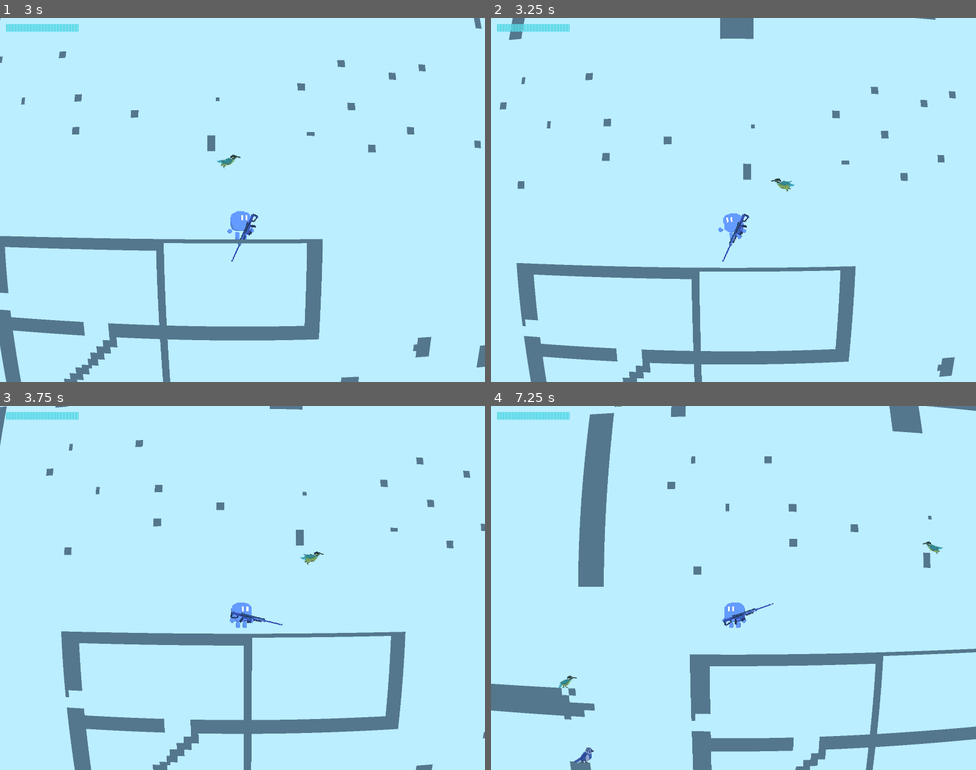
Above: before the commit, frames 1-4 (two rows, left to right).
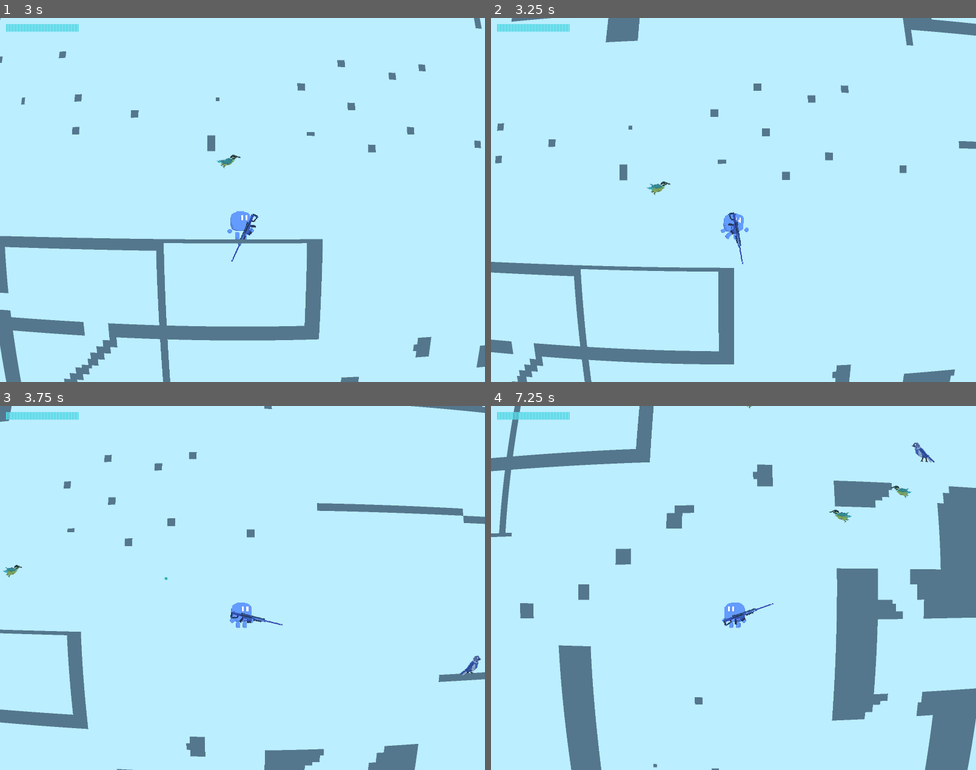
Above: after the commit, the same moments.

Repository: aleksey-45/the-cyancular-ruins
Game: Godot game, scene res://Scenes/Level0.tscn
Two runs of this game, one before a commit and one after it. Both use one fixed random seed, a clock stepped at 60 frames per second and the inputs below.
Inputs (mouse positions are in pixels of both pictures, inside the frame that each line leads up to):
- Up to frame 1 (3 s): move the mouse to (349, 181) at 0.52 s; hold D (right) 0.53-2.03 s; tap 1 (1) at 0.6 s; tap W (up) at 0.77, 1.07, 1.52, 1.82 s; tap 2 (2) at 0.8, 1.35 s; move the mouse to (145, 218) at 1.27 s; tap 3 (3) at 1.55, 2.1 s; move the mouse to (291, 119) at 2.02 s; hold A (left) 2.03-2.78 s; hold R (R) 2.03-2.78 s; move the mouse to (218, 272) at 2.77 s; hold D (right) from 2.78 s (still down); tap R (R) at 2.85 s
- Up to frame 2 (3.25 s): keep holding D (right); tap W (up) at 3.02 s; tap X (charge) at 3.05 s
- Up to frame 3 (3.75 s): keep holding D (right); tap W (up) at 3.32 s; move the mouse to (388, 642) at 3.52 s; tap X (charge) at 3.6 s
- Up to frame 4 (7.25 s): tap W (up) at 3.77, 3.8, 4.07, 4.35, 4.52, 4.82, 6.02, 6.32, 6.77, 7.07 s; move the mouse to (588, 533) at 4.27 s; release D (right) at 4.28 s; hold A (left) 4.28-5.03 s; tap 1 (1) at 4.55, 5.1 s; move the mouse to (757, 588) at 5.02 s; hold D (right) 5.03-5.78 s; tap 2 (2) at 5.3, 5.85 s; move the mouse to (660, 497) at 5.77 s; hold A (left) from 5.78 s (still down); tap 3 (3) at 6.05, 6.6 s; move the mouse to (840, 569) at 6.52 s; hold R (R) from 6.53 s (still down)

Frame 1 is identical in both runs. In frame 2, 8.8% of the frame differs, in the area x 0-100%, y 0-100%; in frame 3, 10%; in frame 4, 23%.

Commit message:
refactor: Player 归入 Scenes/Player/ + 拆分 PlayerParams + 冲刺方向改进 + A* 参数
- 玩家文件移入 Scenes/Player/(player.gd/camera_2d.gd/Player.tscn, git mv 已在 e4195b9)
- 新建 Globals/playerParams.gd 拆出玩家专属参数, gameParameters 只留共享
- 冲刺方向沿用最近行走方向(charge_dir_window), 冲刺期 set_facing 锁定不被枪瞄改写
- A* 预算 path_max_visit=4000 + 死区逃逸 escape_search_range
- 含 s686.tscn 空场景 + Weapons.png 霰弹枪贴图占位(用户准备)

Diff:
--- a/Globals/enemyParams.gd
+++ b/Globals/enemyParams.gd
@@ -54,5 +54,5 @@
 	const repath_interval: float = 0.5    # 重寻路间隔(秒)
 	const arrival_radius: float = 50.0    # 到路径格/回家判定
 	const landing_time: float = 0.4       # 到家落地后多久直接入睡(不再等地板接触)
-	const path_max_visit: int = 3000      # 寻路(A*)展开格数上限(预算超限时走直线兜底)
+	const path_max_visit: int = 4000      # 寻路(A*)展开格数上限(预算超限时走直线兜底)
 	const escape_search_range: int = 40   # 死区逃逸时向左右搜索的格数上限
--- a/Globals/gameParameters.gd
+++ b/Globals/gameParameters.gd
@@ -1,42 +1,15 @@
 extends Node
 
-# ── 物理基础 ──
+# 共享参数:玩家/敌人/子弹共用的物理与全局网格、敌人生成。
+# 玩家专属参数已拆到 PlayerParams(移动/跳跃/冲刺/镜头/战斗)。
+
+# ── 物理基础(共享)──
 const gravity0: float = 1600.0
-const jump_velocity: float = -1000.0
-const charge_down_velocity: float = 2000.0
-const charge_velocity: float = 1500.0
-const charge_duration: float = 0.6
 const TILE_SIZE: int = 16
-
-# ── 行走手感（方案 A）──
-const move_speed: float = 700.0
-const accel_ground: float = 30.0    # 地面加速缓动系数（越大起步越跟手）
-const accel_air: float = 9.0        # 空中加速
-const brake_ground: float = 16.0    # 地面松键减速（带一点滑行）
-const brake_air: float = 6.0        # 空中松键减速
-
-# ── 跳跃手感（方案 A）──
-const coyote_time: float = 0.1      # 离开地面后仍可起跳的时间（秒）
-const jump_buffer_time: float = 0.12  # 落地前提前按跳的缓冲时间（秒）
-const jump_cut_factor: float = 0.5  # 上升中松键时向上速度的衰减比例
-
-# ── 镜头手感（方案 A）──
-const cam_lookahead_x: float = 100.0   # 满速时的水平前瞻像素
-const cam_lookahead_y: float = 80.0   # 满速上升/下落时的垂直前瞻像素
-const cam_y_bias: float = -100.0      # 基础向上偏移（保留原 100px）
-const cam_smooth_x: float = 10.0      # X 平滑指数系数
-const cam_smooth_y: float = 8.0       # Y 平滑指数系数
-const cam_deadzone: float = 8.0       # 死区像素（小于此值镜头不动）
 
 # ── 敌人生成 ──
 const enemy_count: int = 35
 const enemy_spawn_min_dist: float = 500.0
-
-# ── 玩家战斗 ──
-const player_max_hp: int = 50
-const iframes_time: float = 0.25
-const player_hit_knockback: float = 400.0
-const player_hit_knockback_up: float = 200.0
 
 var MAP_WIDTH: int
 var MAP_HEIGHT: int
--- /dev/null
+++ b/Globals/playerParams.gd
@@ -0,0 +1,39 @@
+class_name PlayerParams
+extends RefCounted
+
+# 玩家专属参数集中地(从 gameParameters 拆出)。gameParameters 只留共享参数
+# (gravity0/TILE_SIZE/地图尺寸/敌人生成)。访问方式: PlayerParams.move_speed。
+# 与 EnemyParams 同风格: RefCounted + const,不做 autoload。
+
+# ── 行走手感(方案 A)──
+const move_speed: float = 700.0
+const accel_ground: float = 30.0    # 地面加速缓动系数(越大起步越跟手)
+const accel_air: float = 9.0        # 空中加速
+const brake_ground: float = 16.0    # 地面松键减速(带一点滑行)
+const brake_air: float = 6.0        # 空中松键减速
+
+# ── 跳跃手感(方案 A)──
+const jump_velocity: float = -1000.0
+const coyote_time: float = 0.1      # 离开地面后仍可起跳的时间(秒)
+const jump_buffer_time: float = 0.12  # 落地前提前按跳的缓冲时间(秒)
+const jump_cut_factor: float = 0.5  # 上升中松键时向上速度的衰减比例
+
+# ── 冲刺 ──
+const charge_down_velocity: float = 2000.0
+const charge_velocity: float = 1500.0
+const charge_duration: float = 0.6
+const charge_dir_window: float = 0.3  # 冲刺方向沿用最近移动方向的窗口(秒)
+
+# ── 镜头手感(方案 A)──
+const cam_lookahead_x: float = 100.0   # 满速时的水平前瞻像素
+const cam_lookahead_y: float = 80.0    # 满速上升/下落时的垂直前瞻像素
+const cam_y_bias: float = -100.0       # 基础向上偏移(保留原 100px)
+const cam_smooth_x: float = 10.0       # X 平滑指数系数
+const cam_smooth_y: float = 8.0        # Y 平滑指数系数
+const cam_deadzone: float = 8.0        # 死区像素(小于此值镜头不动)
+
+# ── 玩家战斗 ──
+const player_max_hp: int = 50
+const iframes_time: float = 0.25
+const player_hit_knockback: float = 400.0
+const player_hit_knockback_up: float = 200.0
--- a/Scenes/Level0.tscn
+++ b/Scenes/Level0.tscn
@@ -1,8 +1,8 @@
 [gd_scene load_steps=6 format=3 uid="uid://c1xl4jcmy2e6c"]
 
 [ext_resource type="Script" uid="uid://mb632dd7wqh1" path="res://Scenes/level_0.gd" id="1_v3lif"]
-[ext_resource type="Script" uid="uid://88nrlca5x65l" path="res://Scenes/camera_2d.gd" id="2_gw158"]
-[ext_resource type="PackedScene" uid="uid://bbmqsehc1n6nm" path="res://Scenes/Player.tscn" id="2_uec86"]
+[ext_resource type="Script" uid="uid://88nrlca5x65l" path="res://Scenes/Player/camera_2d.gd" id="2_gw158"]
+[ext_resource type="PackedScene" uid="uid://bbmqsehc1n6nm" path="res://Scenes/Player/Player.tscn" id="2_uec86"]
 [ext_resource type="Script" uid="uid://bx5llj3ws3nwm" path="res://Scenes/Enemies/enemy_spawner.gd" id="4_spn"]
 [ext_resource type="Script" uid="uid://djyxh2iwahqyn" path="res://Scenes/hud.gd" id="5_hud"]
 
--- a/Scenes/Player/Player.tscn
+++ b/Scenes/Player/Player.tscn
@@ -1,6 +1,6 @@
 [gd_scene format=3 uid="uid://bbmqsehc1n6nm"]
 
-[ext_resource type="Script" uid="uid://c3lcpld4toenv" path="res://Scenes/player.gd" id="1_kyqiw"]
+[ext_resource type="Script" uid="uid://c3lcpld4toenv" path="res://Scenes/Player/player.gd" id="1_kyqiw"]
 [ext_resource type="Texture2D" uid="uid://tkrxu88e0hfa" path="res://AssetBundle/Sprites/Player.png" id="1_rpqav"]
 
 [sub_resource type="AtlasTexture" id="AtlasTexture_miouo"]
--- a/Scenes/Player/camera_2d.gd
+++ b/Scenes/Player/camera_2d.gd
@@ -24,7 +24,7 @@
 	# 直接跟随玩家。玩家跨接缝时位置取模,相机跟随即可;
 	# 视野跳变由环形世界的渲染层处理(见 level_0 的 3x3 铺贴)。
 	_base_pos.x = target.global_position.x
-	_base_pos.y = target.global_position.y + GameParameters.cam_y_bias
+	_base_pos.y = target.global_position.y + PlayerParams.cam_y_bias
 	global_position = _base_pos
 	if _shake_time > 0.0:
 		_shake_time = maxf(_shake_time - delta, 0.0)
--- a/Scenes/Player/player.gd
+++ b/Scenes/Player/player.gd
@@ -4,22 +4,22 @@
 
 # --- 物理参数（推荐从全局读取） ---
 var gravity: float = GameParameters.gravity0
-var jump_velocity: float = GameParameters.jump_velocity
-var charge_down_velocity: float = GameParameters.charge_down_velocity
-var charge_velocity: float = GameParameters.charge_velocity   # 冲刺速度
-var charge_duration: float = GameParameters.charge_duration   # 冲刺持续时间（秒）
-var move_speed: float = GameParameters.move_speed
+var jump_velocity: float = PlayerParams.jump_velocity
+var charge_down_velocity: float = PlayerParams.charge_down_velocity
+var charge_velocity: float = PlayerParams.charge_velocity   # 冲刺速度
+var charge_duration: float = PlayerParams.charge_duration   # 冲刺持续时间（秒）
+var move_speed: float = PlayerParams.move_speed
 
 # 水平加速/刹车/转身的指数缓动系数（越大越跟手）
-var accel_ground: float = GameParameters.accel_ground
-var accel_air: float = GameParameters.accel_air
-var brake_ground: float = GameParameters.brake_ground
-var brake_air: float = GameParameters.brake_air
+var accel_ground: float = PlayerParams.accel_ground
+var accel_air: float = PlayerParams.accel_air
+var brake_ground: float = PlayerParams.brake_ground
+var brake_air: float = PlayerParams.brake_air
 
 # 跳跃手感：土狼时间 / 跳跃缓冲 / 可变高度
-var coyote_time: float = GameParameters.coyote_time
-var jump_buffer_time: float = GameParameters.jump_buffer_time
-var jump_cut_factor: float = GameParameters.jump_cut_factor
+var coyote_time: float = PlayerParams.coyote_time
+var jump_buffer_time: float = PlayerParams.jump_buffer_time
+var jump_cut_factor: float = PlayerParams.jump_cut_factor
 var coyote_timer: float = 0.0
 var jump_buffer_timer: float = 0.0
 var jump_cut_applied: bool = false   # 本次跳跃是否已截断（可变高度）
@@ -31,10 +31,12 @@
 
 # 冲刺计时
 var charge_timer: float = 0.0
+var _last_move_dir: int = 1            # 最近水平移动方向(1右/-1左)
+var _last_move_timer: float = 0.0      # 距上次水平移动的剩余窗口(>0 表示最近在走)
 
 # ── 战斗 ──
-var max_hp: int = GameParameters.player_max_hp
-var hp: int = GameParameters.player_max_hp
+var max_hp: int = PlayerParams.player_max_hp
+var hp: int = PlayerParams.player_max_hp
 var iframes: float = 0.0
 var downed: bool = false
 
@@ -152,10 +154,9 @@
 		if Input.is_action_just_pressed("charge"):
 			is_charge = true
 			charge_timer = charge_duration
-			if animator.flip_h:
-				facing_direction = -1
-			else:
-				facing_direction = 1
+			# 冲刺方向沿用最近移动方向;没在走路(如刚用枪瞄)则保留当前朝向。
+			if _last_move_timer > 0.0:
+				facing_direction = _last_move_dir
 
 	# ---------- 水平速度计算 ----------
 	if is_charge:
@@ -184,6 +185,10 @@
 	# 移动输入非零时朝向跟随移动;零输入时保留(枪瞄准设置的)当前朝向
 	if not is_charge and horizontal_input != 0:
 		facing_direction = 1 if horizontal_input > 0 else -1
+		_last_move_dir = facing_direction
+		_last_move_timer = PlayerParams.charge_dir_window
+	else:
+		_last_move_timer = maxf(_last_move_timer - delta, 0.0)
 
 	# ---------- 动画翻转 ----------
 	if facing_direction < 0:
@@ -235,12 +240,12 @@
 	is_charge = false
 	charge_timer = 0.0
 	hp -= damage
-	iframes = GameParameters.iframes_time
+	iframes = PlayerParams.iframes_time
 	var away := (global_position - source_pos).normalized()
 	if away == Vector2.ZERO:
 		away = Vector2(-float(facing_direction), 0.0)
-	velocity.x = away.x * GameParameters.player_hit_knockback
-	velocity.y = away.y * GameParameters.player_hit_knockback - GameParameters.player_hit_knockback_up
+	velocity.x = away.x * PlayerParams.player_hit_knockback
+	velocity.y = away.y * PlayerParams.player_hit_knockback - PlayerParams.player_hit_knockback_up
 	hp_changed.emit(hp, max_hp)
 	if hp <= 0:
 		_downed()
@@ -249,6 +254,9 @@
 	return facing_direction
 
 func set_facing(v: int) -> void:
+	# 冲刺期间朝向即冲刺方向,锁定不被枪瞄改写(_auto_aim 每帧 set_facing)。
+	if is_charge:
+		return
 	facing_direction = 1 if v >= 0 else -1
 
 func is_downed() -> bool:
--- /dev/null
+++ b/Scenes/Weapons/s686.tscn
@@ -0,0 +1,3 @@
+[gd_scene format=3 uid="uid://c45hq6uqtt6wu"]
+
+[node name="S686" type="Node2D" unique_id=1871974505]
--- a/Tests/enemy_logic_smoke.gd
+++ b/Tests/enemy_logic_smoke.gd
@@ -170,7 +170,7 @@
 	stub.free()
 
 	# ── Task: 玩家装备/切枪 ──
-	var player_scene: PackedScene = load("res://Scenes/Player.tscn")
+	var player_scene: PackedScene = load("res://Scenes/Player/Player.tscn")
 	_check(player_scene != null, "Player 场景加载")
 	var p = player_scene.instantiate()
 	root.add_child(p)
Binary file changed: AssetBundle/Sprites/Weapons.png
Not shown, changed: AssetBundle/Sprites/Weapons.png.import
Not shown, added: Globals/playerParams.gd.uid
Not shown, added: docs/superpowers/plans/2026-08-19-s686-shotgun.md
